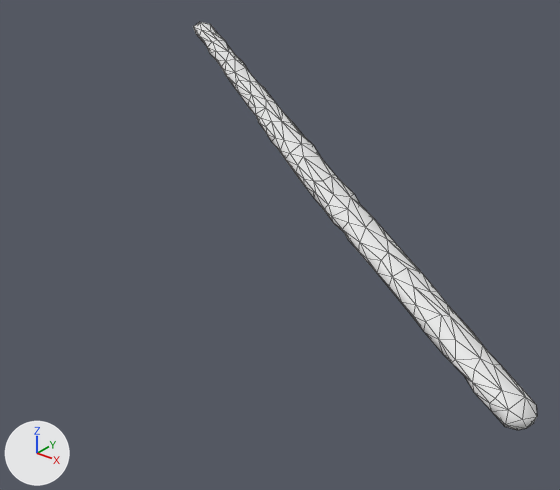
What one commit did to the FBX model blender/out/Titanoboa/export/Os_Pterygoide_Titanoboa.fbx.
Before and after are seen from a 50 mm camera at (0.949, -1.334, 0.618) aimed at (-0.02, -0.123, -0.133). The axes (+X, +Y, +Z) are drawn at lower left. The lights are the same throughout. The older version comes first. Mesh edges are drawn as thin lines.

In view in the first picture: 'Os_Pterygoide_Titanoboa_01'.
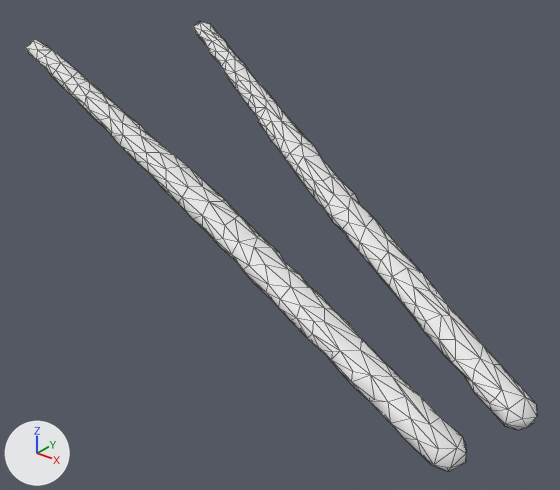
The newer file is also turned or shifted as a whole; pictures and numbers use the older file's frame.

What changed in the scene script:
```text
Change me_os_pterygoide_titanoboa_01:
    used by ob_os_pterygoide_titanoboa_01; location = (0.0, 0.0, 0.0)
    remove me_os_pterygoide_titanoboa_01.from_pydata(...)  # 252 vertices, 500 faces; spans x -0.632..0.632, y -0.296..0.296, z -0.233..0.233
    add me_os_pterygoide_titanoboa_01.from_pydata(...)  # 503 vertices, 998 faces; spans x -0.776..0.632, y -0.459..0.296, z -0.233..0.235
    me_os_pterygoide_titanoboa_01 part 1: a new loose piece of 251 vertices spanning x -0.776..0.583, y -0.459..-0.155, z -0.233..0.235, in mat_museum_bone___warm_ivory (white #e7e7e7)
```

Boxes (x1, y1, x2, y2) around the edits, measured in the pictures (560 x 490 px):
'Os_Pterygoide_Titanoboa_01', reshaped (49% wider, 10% taller)
    before: (193, 22, 537, 430)
    after: (25, 22, 537, 472)
part 1 of me_os_pterygoide_titanoboa_01, added
    after: (25, 39, 466, 472)
